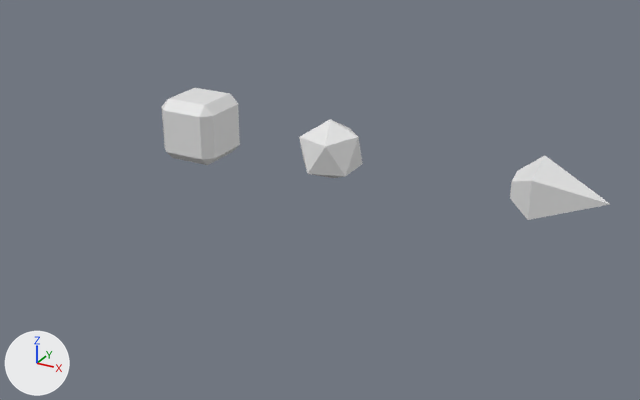
Before and after pictures for a commit that changed the Blender file BlenderFIles/projectiles.blend.
One viewpoint serves both versions: a camera (50 mm lens) standing at (1.74, -7.95, 3.36) and looking at (-2.04, -1.08, -0.07). Every picture has the same lights, and +X, +Y and +Z are marked at lower left.

Script lines for the objects in view, before the commit:
```python
me_cone = bpy.data.meshes.new('Cone')
me_cone.from_pydata(...)  # 11 vertices, 11 faces; spans x -0.441..0.441, y -0.375..0.464, z -0.622..0.622
me_cone.materials.append(mat_water)  # white #e7e7e7
me_cube = bpy.data.meshes.new('Cube')
me_cube.from_pydata(...)  # 24 vertices, 26 faces; spans x -0.5..0.5, y -0.5..0.5, z -0.5..0.5
me_cube.materials.append(mat_earth)  # white #e7e7e7
me_icosphere_002 = bpy.data.meshes.new('Icosphere.002')
me_icosphere_002.from_pydata(...)  # 12 vertices, 20 faces; spans x -0.507..0.482, y -0.483..0.483, z -0.453..0.51
me_icosphere_002.materials.append(mat_fire)  # white #e7e7e7
ob_earrth = bpy.data.objects.new('Earrth', me_cube)
ob_earrth.location = (-4.215, 0.0, 0.0)
ob_earrth.scale = (0.721, 0.721, 0.721)
ob_fire = bpy.data.objects.new('Fire', me_icosphere_002)
ob_fire.location = (-2.497, 0.0, 0.0)
ob_fire.scale = (0.683, 0.683, 0.683)
ob_water = bpy.data.objects.new('Water', me_cone)
ob_water.location = (0.0, 0.0, 0.0)
ob_water.rotation_euler = (0.0, 1.571, 0.0)  # degrees (0, 90, 0)
ob_water.scale = (0.743, 0.743, 0.743)
```
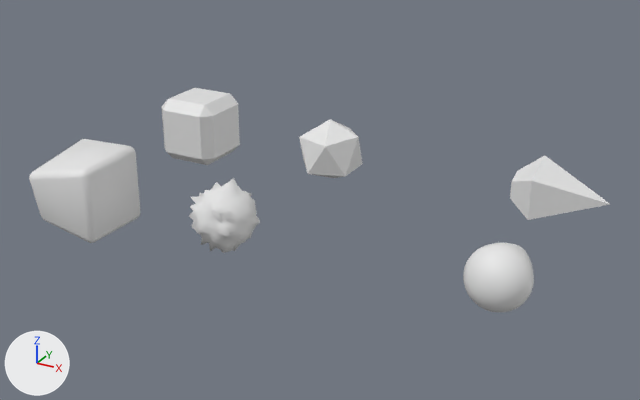
Location of each change, [x1, y1, x2, y2] in pixels of the pictures (640 x 400 px):
'Cube.001', added
    after: [29, 139, 141, 243]
'Sphere', added
    after: [463, 243, 534, 312]
'Cube', added
    after: [189, 178, 260, 253]

The change, as a list of edits to the scene's bpy script:
```text
Add me_cube_003:
    me_cube_003.from_pydata(...)  # 96 vertices, 98 faces; spans x -0.522..0.391, y -0.37..0.417, z -0.458..0.365
    me_cube_003.polygons.foreach_set('use_smooth', [True] * 98)
Add me_cube_001:
    me_cube_001.from_pydata(...)  # 386 vertices, 384 faces; spans x -0.32..0.326, y -0.326..0.283, z -0.353..0.359
    me_cube_001.polygons.foreach_set('use_smooth', [True] * 384)
Add me_sphere_001:
    me_sphere_001.from_pydata(...)  # 546 vertices, 576 faces; spans x -0.279..0.271, y -0.276..0.274, z -0.319..0.444
    me_sphere_001.polygons.foreach_set('use_smooth', [True] * 576)
Add ob_cube_001:
    ob_cube_001 = bpy.data.objects.new('Cube.001', me_cube_003)
    ob_cube_001.location = (-4.133, -2.112, 0.0)
    ob_cube_001.rotation_euler = (0.0, 0.0, -1.571)  # degrees (0, 0, -90)
Add ob_cube:
    ob_cube = bpy.data.objects.new('Cube', me_cube_001)
    ob_cube.location = (-2.515, -1.978, 0.0)
Add ob_sphere:
    ob_sphere = bpy.data.objects.new('Sphere', me_sphere_001)
    ob_sphere.location = (0.0, -1.827, 0.0)
    ob_sphere.rotation_euler = (0.0, 1.571, 1.571)  # degrees (0, 90, 90)
```
